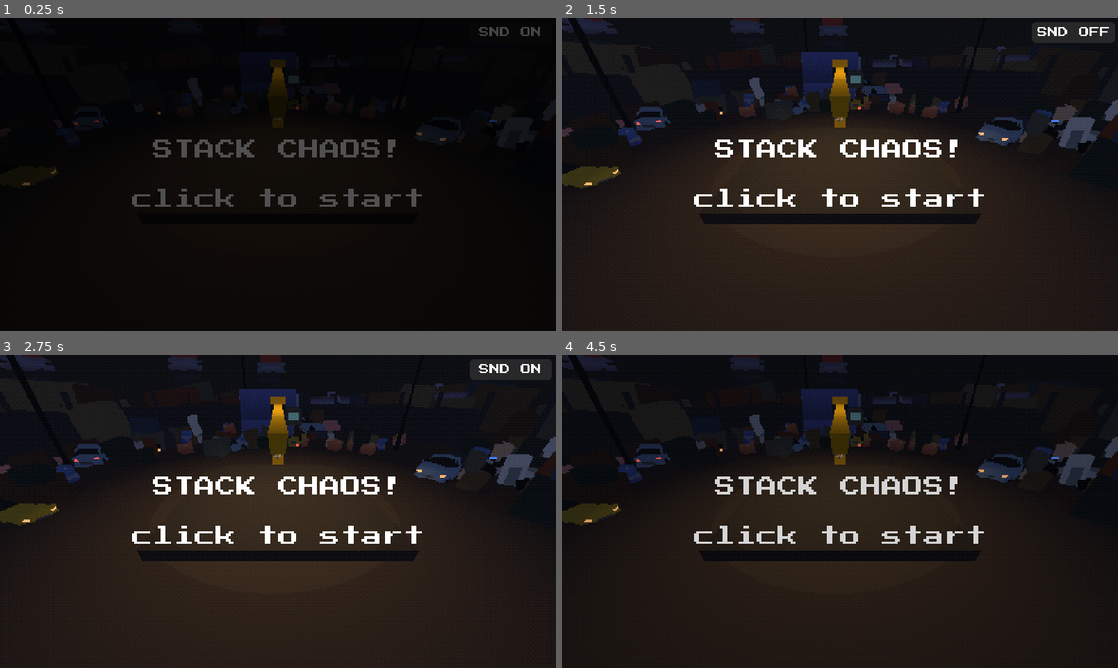
Above: before the commit, frames 1-4 (two rows, left to right).
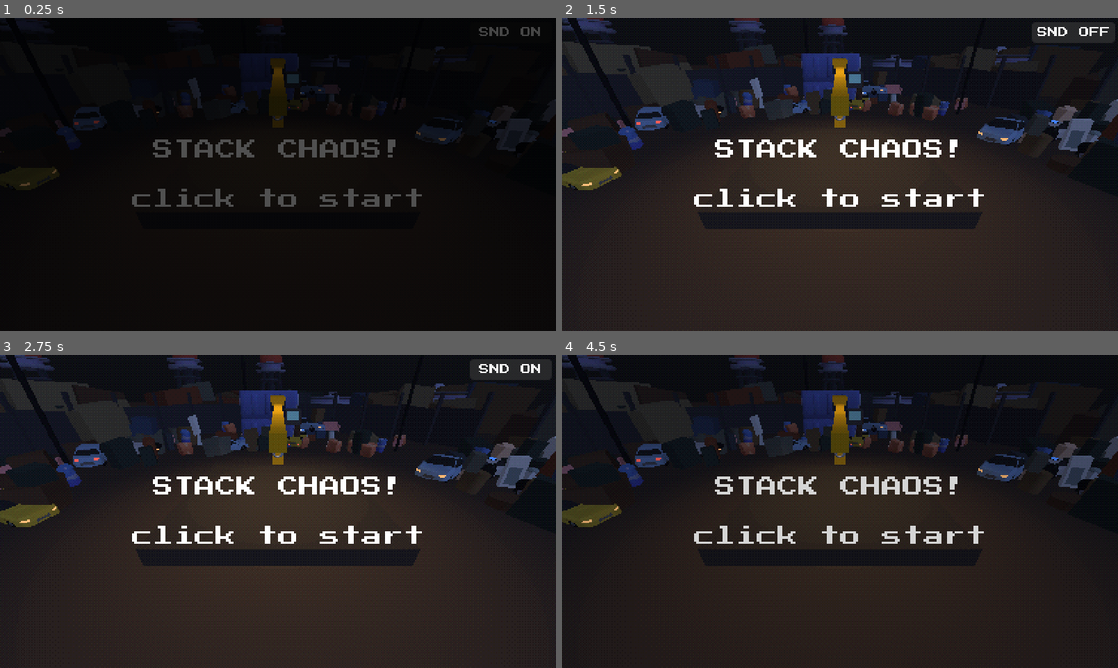
Above: after the commit, the same moments.

Repository: coconutTM/Stack-Chaos
Game: Godot game, scene res://scenes/main.tscn
Two runs of this game, one before a commit and one after it. Both use one fixed random seed, a clock stepped at 60 frames per second and the inputs below.
Inputs (mouse positions are in pixels of both pictures, inside the frame that each line leads up to):
- Up to frame 1 (0.25 s): no input
- Up to frame 2 (1.5 s): click "SND ON" at 0.5 s; click "SND ON" at 1.25 s
- Up to frame 3 (2.75 s): click "SND OFF" at 2 s
- Up to frame 4 (4.5 s): click "SND ON" at 2.75 s; click "SND OFF" at 3.5 s; tap Enter at 4.25 s; move the mouse to (962, 495) at 4.27 s; tap P at 4.35 s; click (962, 495) at 4.42 s

The runs differ from the first frame. In frame 1, 0.3% of the frame differs, in the area x 0-100%, y 1-54%; in frame 2, 4.3%; in frame 3, 4.3%, in the area x 0-100%, y 0-68%; in frame 4, 4.3%.

Commit message:
Sharper models: finer vertex snap, more light steps, moonlight fill light
- psx.gdshader: snap_grid 213x120 -> 426x240, light_steps 4 -> 6
- Lighting: dim non-flickering DirectionalLight fill so box faces read
- CLAUDE.md: lighting notes, drop stale DirectionalLight from scene tree

Co-Authored-By: Claude Opus 5.5 <noreply@anthropic.com>

Diff:
--- a/scripts/lighting.gd
+++ b/scripts/lighting.gd
@@ -8,6 +8,9 @@
 const HEIGHT_ABOVE := 11.0     # ไฟอยู่เหนือยอดกองเท่านี้
 const FOLLOW := 3.0
 const LIGHT_COLOR := Color(1.0, 0.88, 0.66)
+# ไฟเติมแสงจันทร์ (ไม่กะพริบ ไม่มีเงา) ส่องเฉียงจากด้านข้าง ให้แต่ละหน้าของขยะสว่างไม่เท่ากัน → อ่านรูปทรงออก
+const FILL_COLOR := Color(0.55, 0.64, 0.9)
+const FILL_ENERGY := 0.45
 
 signal flickered   # ไฟวูบรอบใหม่เริ่ม (ไว้เล่นเสียงฮัม)
 
@@ -31,6 +34,12 @@
 	add_child(_spot)
 	_apply_position()
 
+	var fill := DirectionalLight3D.new()
+	fill.light_color = FILL_COLOR
+	fill.light_energy = FILL_ENERGY
+	fill.rotation_degrees = Vector3(-35, 40, 0)
+	add_child(fill)
+
 
 func _process(delta: float) -> void:
 	_y = lerpf(_y, target_y, 1.0 - exp(-FOLLOW * delta))
--- a/shaders/psx.gdshader
+++ b/shaders/psx.gdshader
@@ -10,9 +10,10 @@
 uniform sampler2D albedo_tex : source_color, filter_nearest, hint_default_white;
 uniform vec4 emission_color : source_color = vec4(0.0, 0.0, 0.0, 1.0);
 uniform float emission_energy = 1.0;
-// ตาราง snap ในจอ (NDC) ยิ่งน้อยยิ่งสั่นหยาบ / ค่าเริ่มต้นเป็นครึ่งหนึ่งของ viewport 426x240
-uniform vec2 snap_grid = vec2(213.0, 120.0);
-uniform float light_steps = 4.0;
+// ตาราง snap ในจอ (NDC) ยิ่งน้อยยิ่งสั่นหยาบ / ค่าเริ่มต้น = ขนาด viewport 426x240 (เดิม 213x120 สั่นจนขอบบิด)
+uniform vec2 snap_grid = vec2(426.0, 240.0);
+// จำนวนขั้นของแสง (เดิม 4 หน้ากล่องสว่างเท่ากันจนดูแบน)
+uniform float light_steps = 6.0;
 
 void vertex() {
 	vec4 clip = PROJECTION_MATRIX * (MODELVIEW_MATRIX * vec4(VERTEX, 1.0));
Not shown, changed: CLAUDE.md
